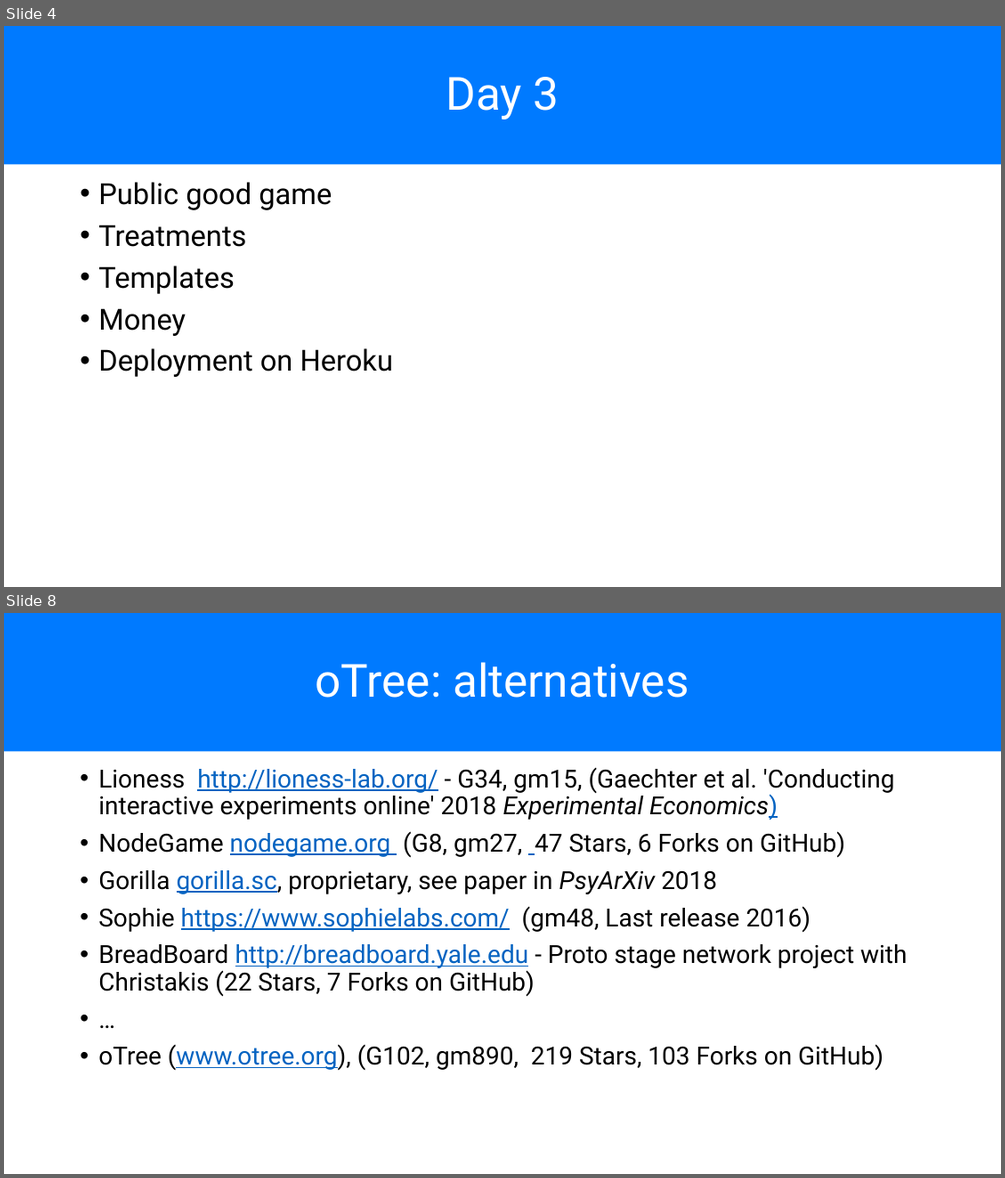
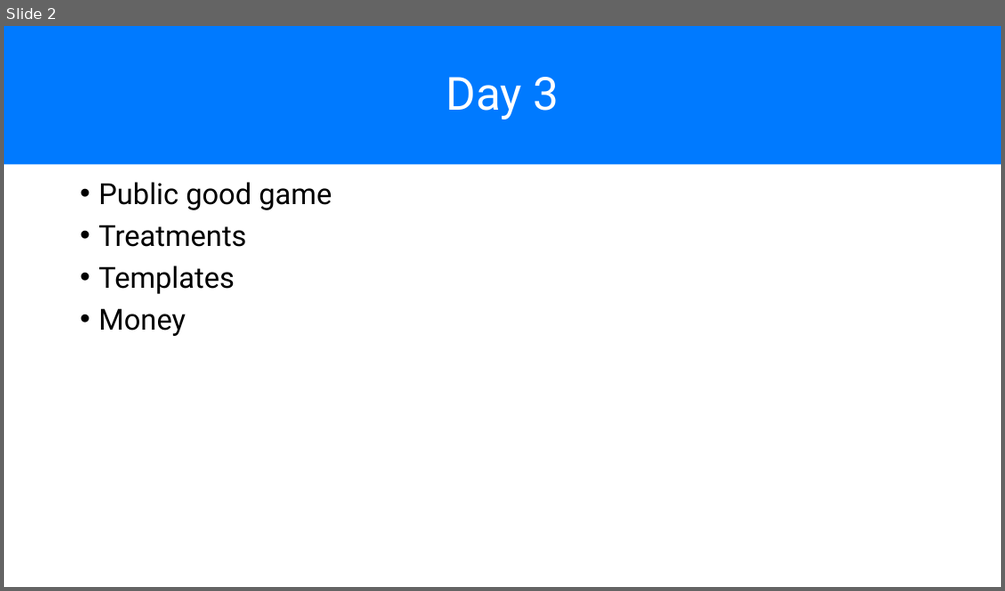
Before and after one commit to chapkovski/uncertainty-summer-school, a slide deck: presentations/frankfurt_july_2019 day3.pptx. Shown one above the other, each under a label of ours: slides 4 and 8 before the commit, slide 2 after it; the slides between them are not shown. The pictures are 1005x1178 and 1005x591 pixels, drawn with LibreOffice and Linux fonts; fonts in the diff are those of the drawing. Boxes give left, top, right and bottom in pixels: in the first picture for what was removed or moved away, otherwise in the second. Text is boxed around its words. In the diff, an @@ line names an element or a change of style, - is before the commit and + after.

```diff
--- a/presentations/frankfurt_july_2019 day3.pptx
+++ b/presentations/frankfurt_july_2019 day3.pptx
@@ slide 8 removed at (x1=4, y1=613, x2=1001, y2=1174), background #FFFFFF @@
@@ title removed at (x1=4, y1=613, x2=1001, y2=751) @@
-oTree: alternatives
@@ text removed at (x1=98, y1=767, x2=906, y2=1070) @@
-• Lioness http://lioness-lab.org/ - G34, gm15, (Gaechter et al. 'Conducting interactive experiments online' 2018 Experimental Economics)
-• NodeGame nodegame.org (G8, gm27, 47 Stars, 6 Forks on GitHub)
-• Gorilla gorilla.sc, proprietary, see paper in PsyArXiv 2018
-• Sophie https://www.sophielabs.com/ (gm48, Last release 2016)
-• BreadBoard http://breadboard.yale.edu - Proto stage network project with Christakis (22 Stars, 7 Forks on GitHub)
-• …
-• oTree (www.otree.org), (G102, gm890, 219 Stars, 103 Forks on GitHub)
@@ what was slide 4 is now slide 2 @@
@@ slide 2 changed as well @@
@@ text at (x1=98, y1=348, x2=393, y2=377): paragraph removed @@
-• Deployment on Heroku
```
Also in this commit, not shown: 3 other slides changed, 1 slide added, 40 other slides removed, 6 other files.
